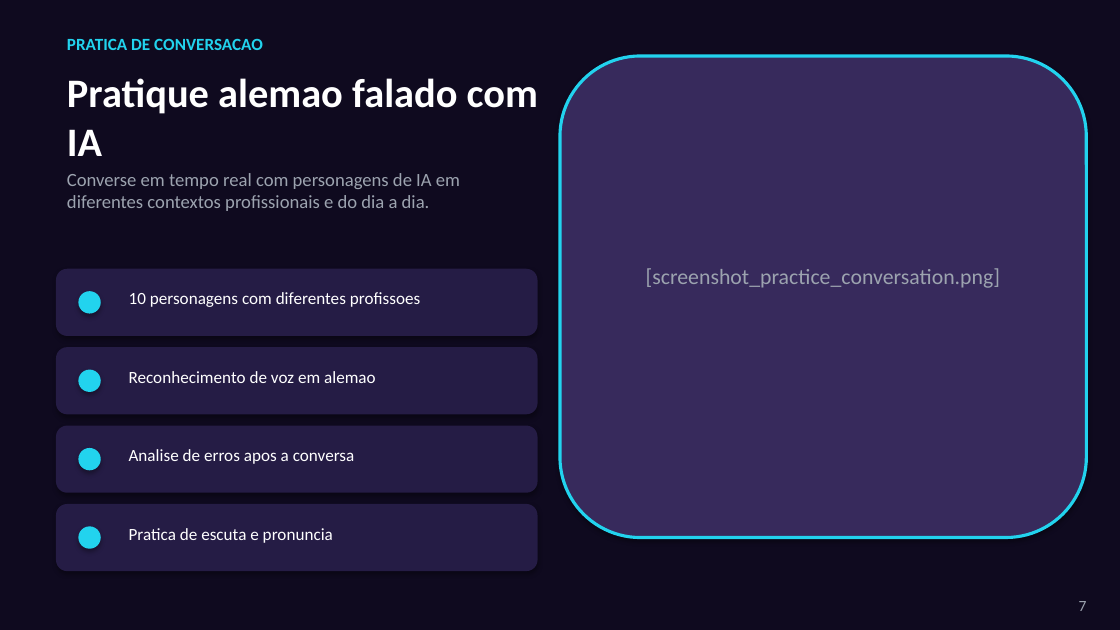
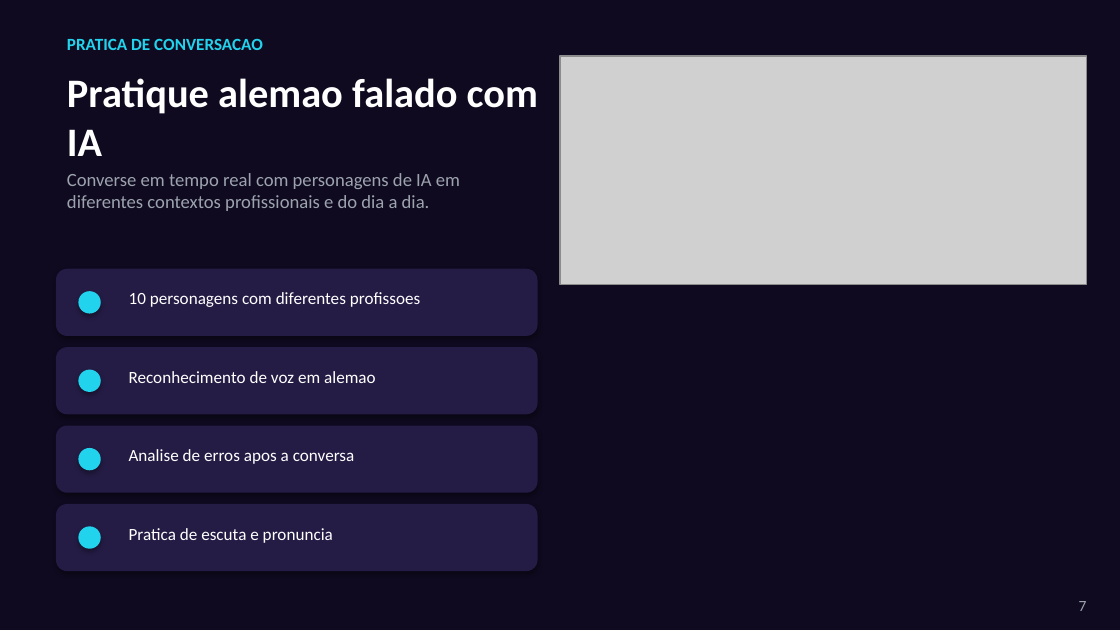
Before and after one commit to ImmoNeural/Correctmemycleverbot, a slide deck: slide 7 of CorrectMe_Apresentacao.pptx. Drawn at 1120x630 pixels with LibreOffice and Linux fonts; fonts in the diff are those of the drawing; grey boxes stand for pictures. Boxes give left, top, right and bottom in pixels: in the first picture for what was removed or moved away, otherwise in the second. Text is boxed around its words. In the diff, an @@ line names an element or a change of style, - is before the commit and + after.

```diff
--- a/CorrectMe_Apresentacao.pptx
+++ b/CorrectMe_Apresentacao.pptx
@@ rounded rectangle removed at <box>560,56,1086,538</box> @@
@@ picture added at <box>560,56,1086,284</box> @@
@@ text removed at <box>646,268,1000,288</box> @@
-[screenshot_practice_conversation.png]
```
Also in this commit, not shown: 2 other slides changed, 3 other files.
